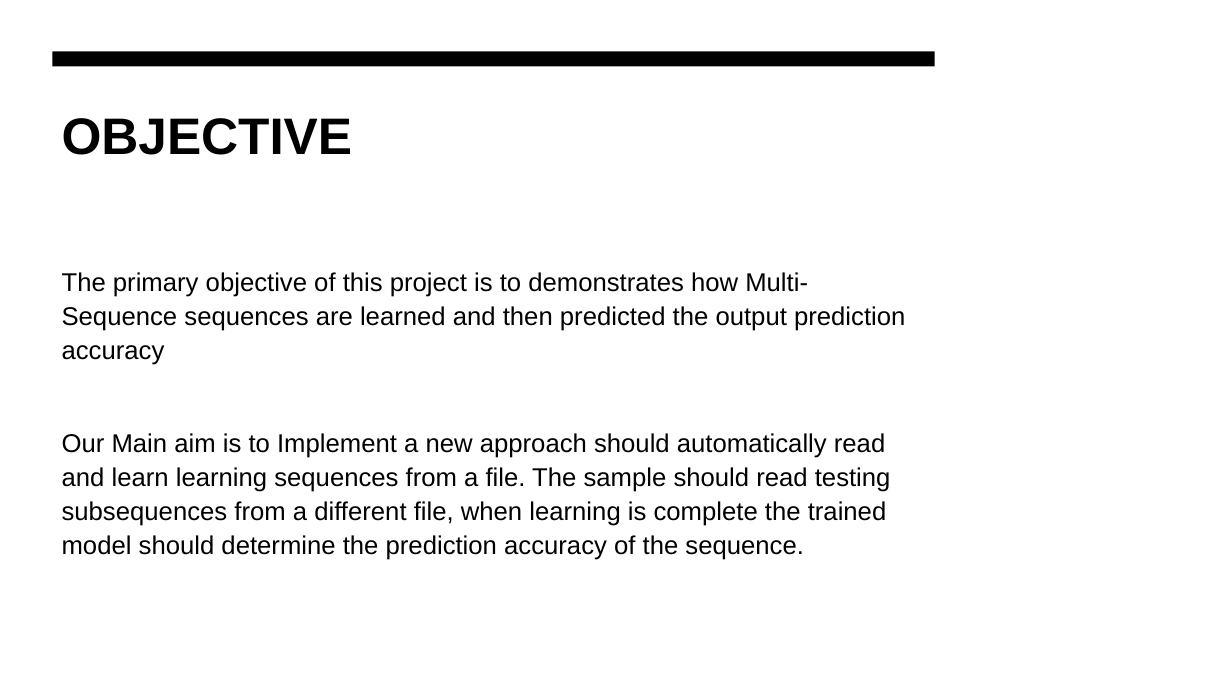
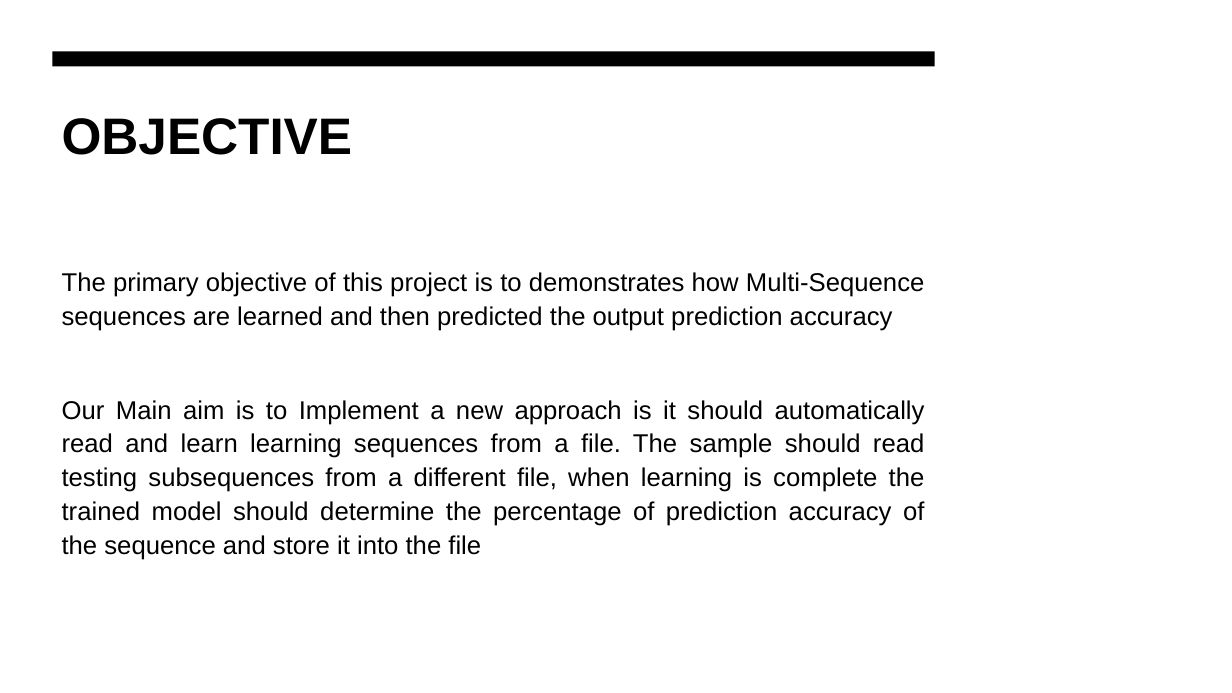
Before and after one commit to faizmohammedkhan7/neocortexapi, a slide deck: slide 2 of source/MySEProject/Documentation/ML-22-23-15 Approve Prediction of Multisequence Learning .pptx. Drawn at 1232x693 pixels with LibreOffice and Linux fonts; fonts in the diff are those of the drawing. Boxes give left, top, right and bottom in pixels: in the first picture for what was removed or moved away, otherwise in the second. Text is boxed around its words. In the diff, an @@ line names an element or a change of style, - is before the commit and + after.

```diff
--- a/source/MySEProject/Documentation/ML-22-23-15 Approve Prediction of Multisequence Learning .pptx
+++ b/source/MySEProject/Documentation/ML-22-23-15 Approve Prediction of Multisequence Learning .pptx
@@ text at <box>62,272,924,331</box>: alignment left to justified @@
@@ text at <box>62,400,925,560</box>: text changed @@
-Our Main aim is to Implement a new approach should automatically read and learn learning sequences from a file. The sample should read testing subsequences from a different file, when learning is complete the trained model should determine the prediction accuracy of the sequence.
+Our Main aim is to Implement a new approach is it should automatically read and learn learning sequences from a file. The sample should read testing subsequences from a different file, when learning is complete the trained model should determine the percentage of prediction accuracy of the sequence and store it into the file
```
Also in this commit, not shown: 2 other slides changed, 1 other file.
